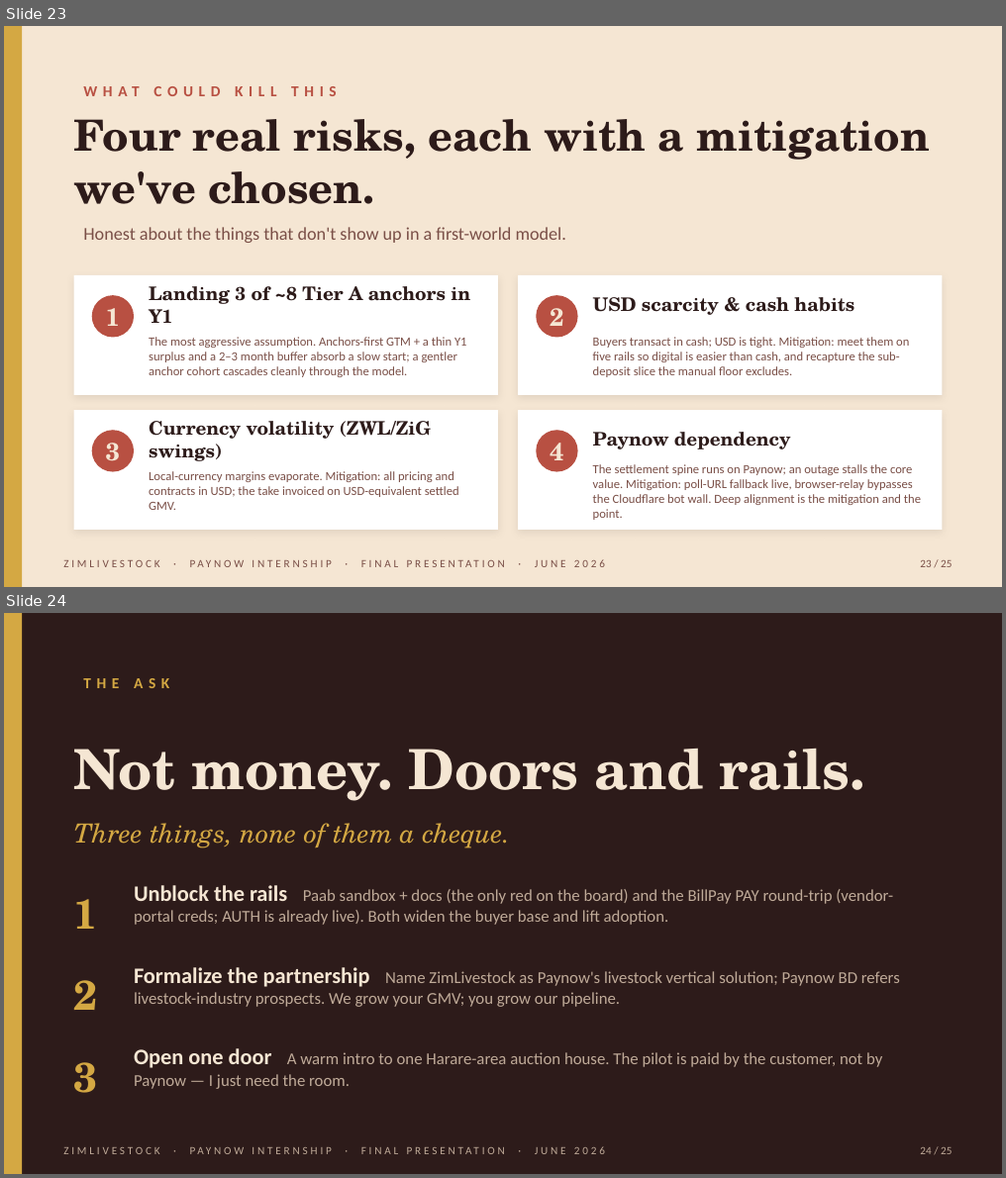
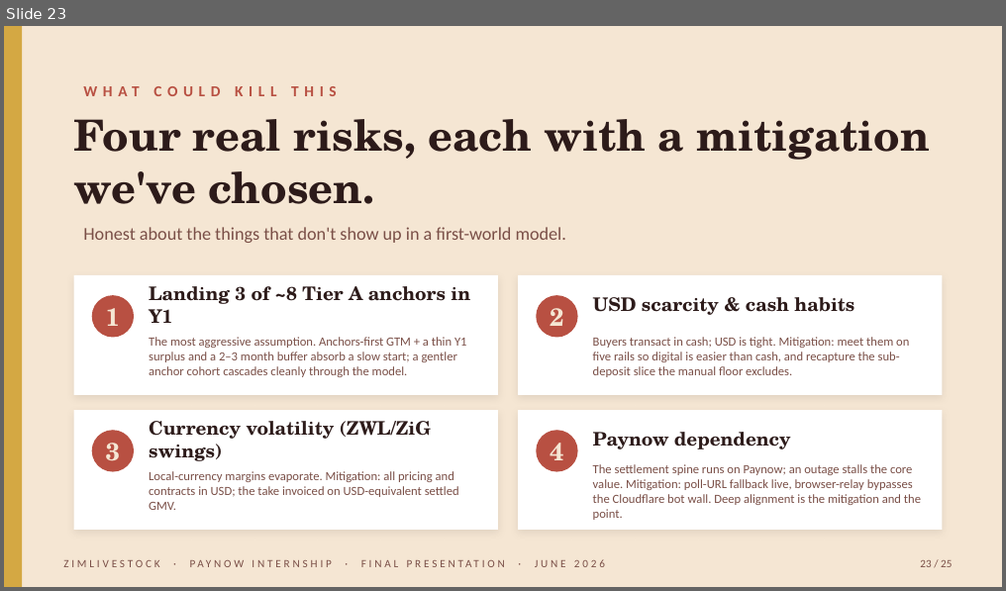
Before and after one commit to muudzo/livestockl, a slide deck: deliverables/internship-return/zimlivestock-final-presentation.pptx. Shown one above the other, each under a label of ours: slides 23 and 24 before the commit, slide 23 after it. The pictures are 1006x1178 and 1006x591 pixels, drawn with LibreOffice and Linux fonts; fonts in the diff are those of the drawing. Boxes give left, top, right and bottom in pixels: in the first picture for what was removed or moved away, otherwise in the second. Text is boxed around its words. In the diff, an @@ line names an element or a change of style, - is before the commit and + after.

```diff
--- a/deliverables/internship-return/zimlivestock-final-presentation.pptx
+++ b/deliverables/internship-return/zimlivestock-final-presentation.pptx
@@ slide 24 removed at <box>4,613,1002,1174</box>, background #2D1B1A @@
@@ rectangle removed at <box>4,613,22,1173</box> @@
@@ text removed at <box>83,678,169,688</box> @@
-THE ASK
@@ text removed at <box>74,748,865,801</box> @@
-Not money. Doors and rails.
@@ text removed at <box>74,823,511,849</box> @@
-Three things, none of them a cheque.
@@ text removed at <box>74,899,98,929</box> @@
-1
@@ text removed at <box>134,885,893,925</box> @@
-Unblock the rails Paab sandbox + docs (the only red on the board) and the BillPay PAY round-trip (vendor-portal creds; AUTH is already live). Both widen the buyer base and lift adoption.
@@ text removed at <box>134,967,900,1007</box> @@
-Formalize the partnership Name ZimLivestock as Paynow's livestock vertical solution; Paynow BD refers livestock-industry prospects. We grow your GMV; you grow our pipeline.
@@ text removed at <box>74,980,98,1010</box> @@
-2
@@ text removed at <box>134,1049,882,1089</box> @@
-Open one door A warm intro to one Harare-area auction house. The pilot is paid by the customer, not by Paynow — I just need the room.
@@ text removed at <box>74,1062,98,1093</box> @@
-3
@@ text removed at <box>63,1147,605,1155</box> @@
-ZIMLIVESTOCK · PAYNOW INTERNSHIP · FINAL PRESENTATION · JUNE 2026
@@ text removed at <box>920,1148,951,1155</box> @@
-24 / 25
```
Also in this commit, not shown: 3 slides changed, 1 slide added, 1 other file.
